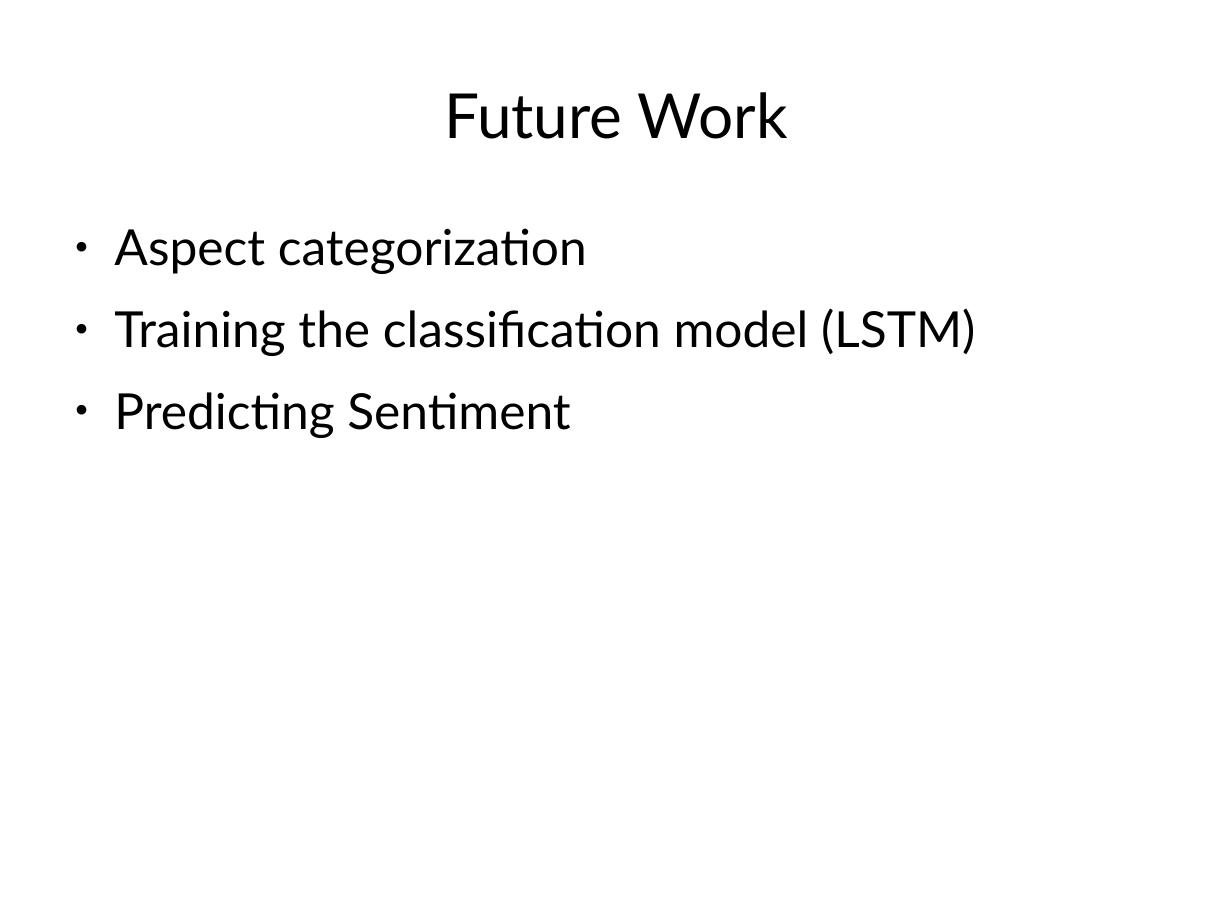
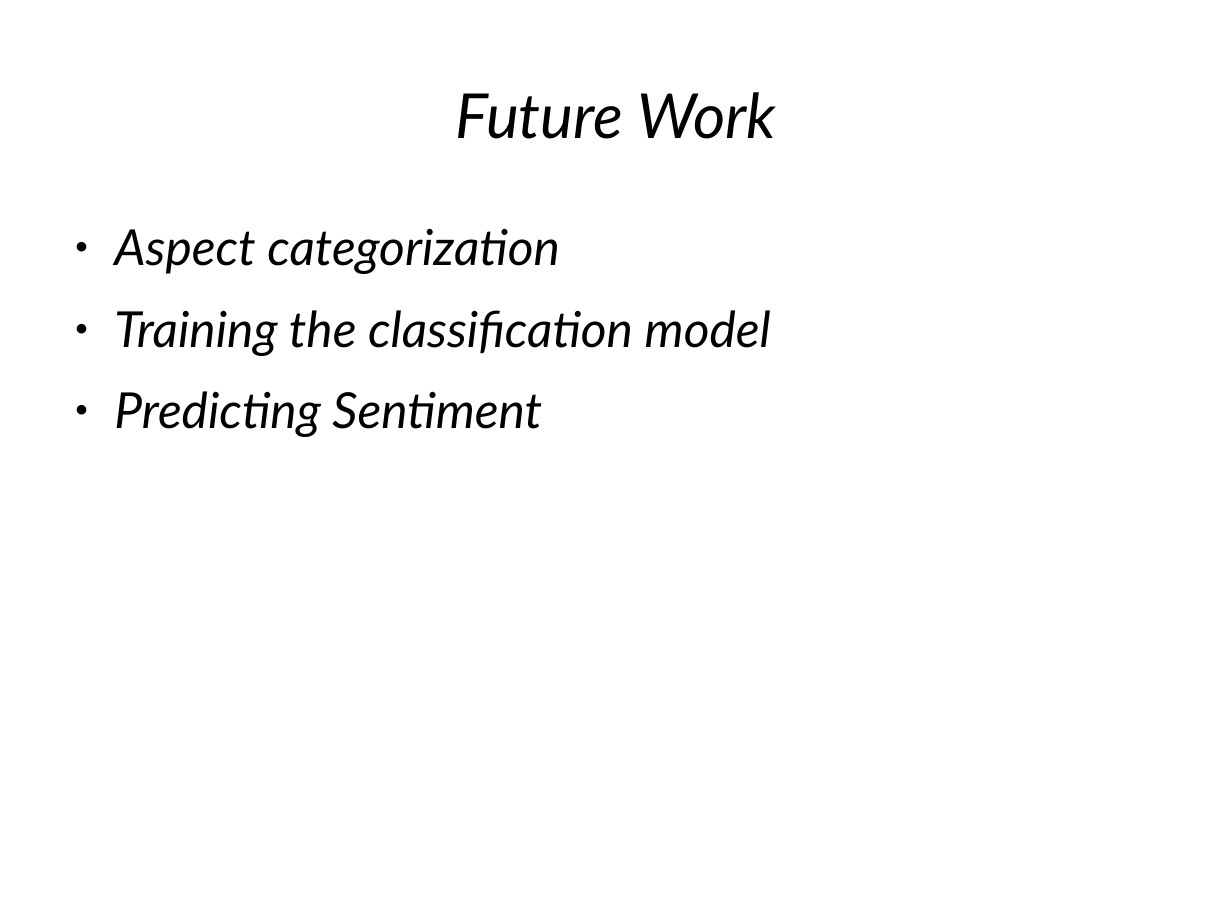
Before and after one commit to pranithkumar/Aspect-Based-Sentiment-Analysis, a slide deck: slide 9 of Aspect based Senti analysis/documentation/project review 1/proj_review.odp. Drawn at 1232x924 pixels with LibreOffice and Linux fonts; fonts in the diff are those of the drawing. Boxes give left, top, right and bottom in pixels: in the first picture for what was removed or moved away, otherwise in the second. Text is boxed around its words. In the diff, an @@ line names an element or a change of style, - is before the commit and + after.

Commit message:
word2vec model added, skip gram model

```diff
--- a/Aspect based Senti analysis/documentation/project review 1/proj_review.odp
+++ b/Aspect based Senti analysis/documentation/project review 1/proj_review.odp
@@ title "Future Work" at box(456, 92, 776, 139): italic on @@
@@ text at box(114, 228, 560, 437): italic on in "Aspect categorization", "Predicting Sentiment" @@
@@ text at box(114, 310, 771, 356): text changed; italic on @@
-● Training the classification model (LSTM)
+● Training the classification model
```
Also in this commit, not shown: 8 other slides changed, 1 slide added, 2 slides removed, 16 other files.
